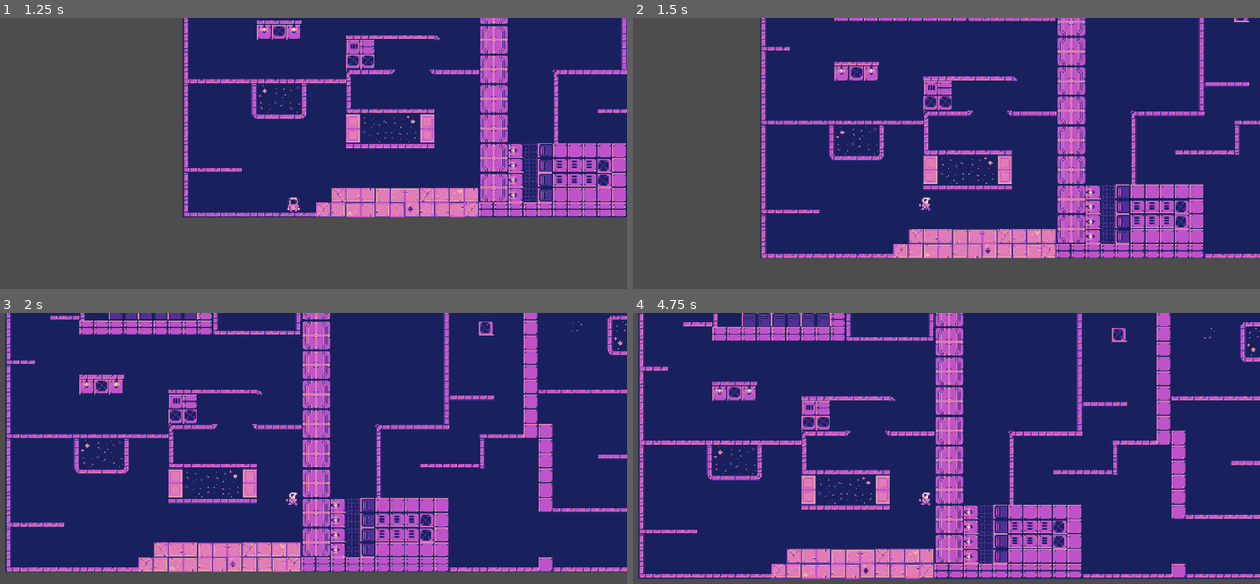
Above: before the commit, frames 1-4 (two rows, left to right).
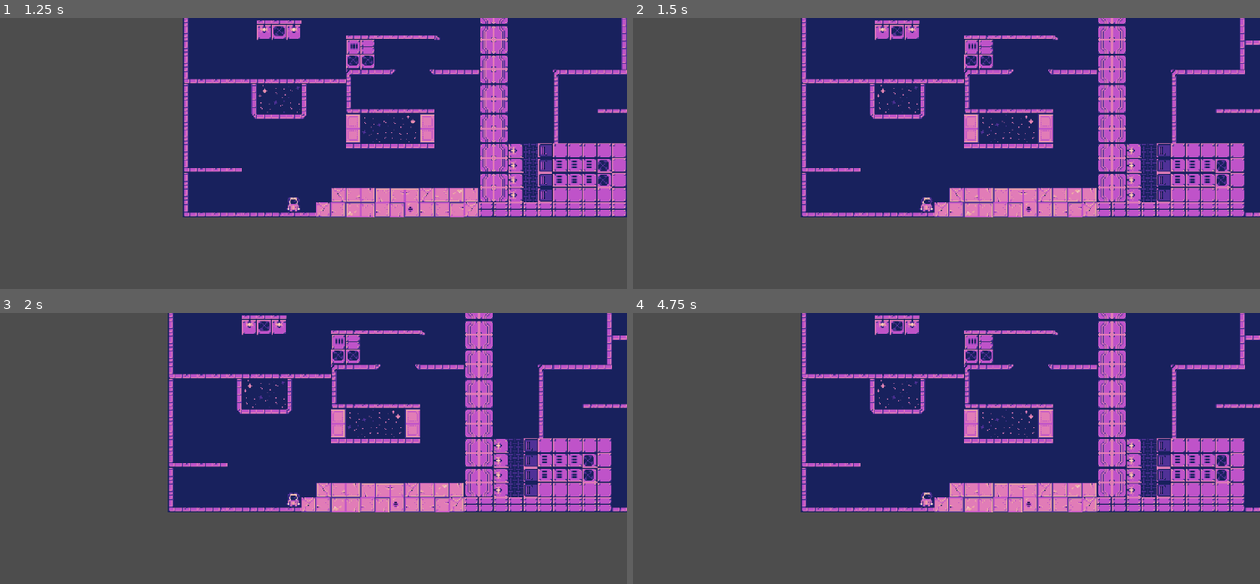
Above: after the commit, the same moments.

Repository: eeroleppalehto/Gravitas
Game: Godot game, scene res://scenes/Main.tscn
Two runs of this game, one before a commit and one after it. Both use one fixed random seed, a clock stepped at 60 frames per second and the inputs below.
Inputs:
- Up to frame 1 (1.25 s): click "Play A" at 0.5 s
- Up to frame 2 (1.5 s): tap Enter (ui_accept) at 1.25, 1.35 s; hold D (ui_right) from 1.28 s (still down)
- Up to frame 3 (2 s): keep holding D (ui_right); tap Enter (ui_accept) at 1.52, 1.82 s
- Up to frame 4 (4.75 s): tap Enter (ui_accept) at 2.1, 2.27, 2.57, 2.85, 3.6, 3.77, 4.07, 4.35, 4.52 s; release D (ui_right) at 2.78 s; hold A (ui_left) 2.78-3.53 s; hold D (ui_right) from 3.53 s (still down)

Frame 1 is identical in both runs. In frame 2, 38% of the frame differs, in the area x 20-100%, y 0-89%; in frame 3, 62%; in frame 4, 65%, in the area x 0-100%, y 0-99%.

Commit message:
Jump with both w and space key

Diff:
--- a/gravitas/project.godot
+++ b/gravitas/project.godot
@@ -35,6 +35,15 @@
 , Object(InputEventJoypadMotion,"resource_local_to_scene":false,"resource_name":"","device":0,"axis":0,"axis_value":1.0,"script":null)
 ]
 }
+ui_up={
+"deadzone": 0.5,
+"events": [Object(InputEventKey,"resource_local_to_scene":false,"resource_name":"","device":0,"window_id":0,"alt_pressed":false,"shift_pressed":false,"ctrl_pressed":false,"meta_pressed":false,"pressed":false,"keycode":4194320,"physical_keycode":0,"key_label":0,"unicode":0,"location":0,"echo":false,"script":null)
+, Object(InputEventJoypadButton,"resource_local_to_scene":false,"resource_name":"","device":0,"button_index":11,"pressure":0.0,"pressed":false,"script":null)
+, Object(InputEventJoypadMotion,"resource_local_to_scene":false,"resource_name":"","device":0,"axis":1,"axis_value":-1.0,"script":null)
+, Object(InputEventKey,"resource_local_to_scene":false,"resource_name":"","device":0,"window_id":0,"alt_pressed":false,"shift_pressed":false,"ctrl_pressed":false,"meta_pressed":false,"pressed":false,"keycode":0,"physical_keycode":87,"key_label":0,"unicode":0,"location":0,"echo":false,"script":null)
+, Object(InputEventKey,"resource_local_to_scene":false,"resource_name":"","device":0,"window_id":0,"alt_pressed":false,"shift_pressed":false,"ctrl_pressed":false,"meta_pressed":false,"pressed":false,"keycode":0,"physical_keycode":32,"key_label":0,"unicode":0,"location":0,"echo":false,"script":null)
+]
+}
 ui_gravity_left={
 "deadzone": 0.5,
 "events": [Object(InputEventKey,"resource_local_to_scene":false,"resource_name":"","device":0,"window_id":0,"alt_presse …(194 unchanged characters)…
--- a/gravitas/scenes/player.gd
+++ b/gravitas/scenes/player.gd
@@ -14,7 +14,7 @@
 		velocity += Gravity.currentGravity * delta
 
 	# Handle jump.
-	if Input.is_action_just_pressed("ui_accept") and is_on_floor():
+	if Input.is_action_just_pressed("ui_up") and is_on_floor():
 		velocity -= Gravity.currentGravity * 0.3
 		anim.play("hyppy")
 	if velocity.y == 0:
